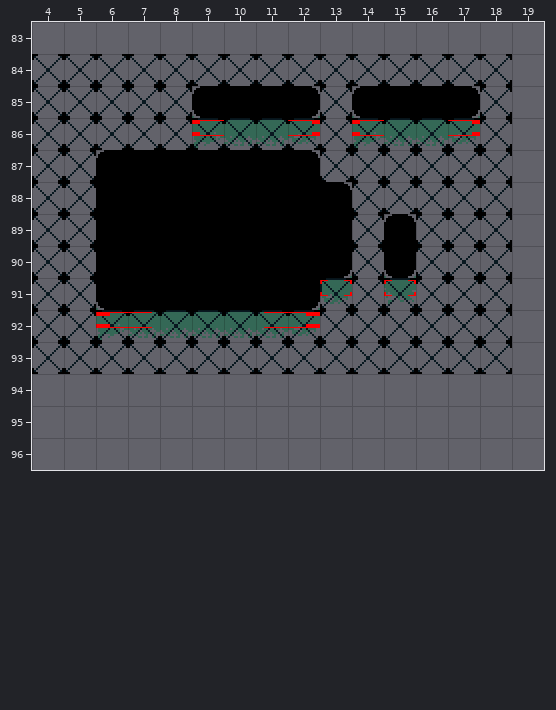
Tiled map, stored at files/maps/debug.tmx. The picture above is the old version.
Cells are 16x16 px. Shown: x 4..19, y 83..96.
New version:
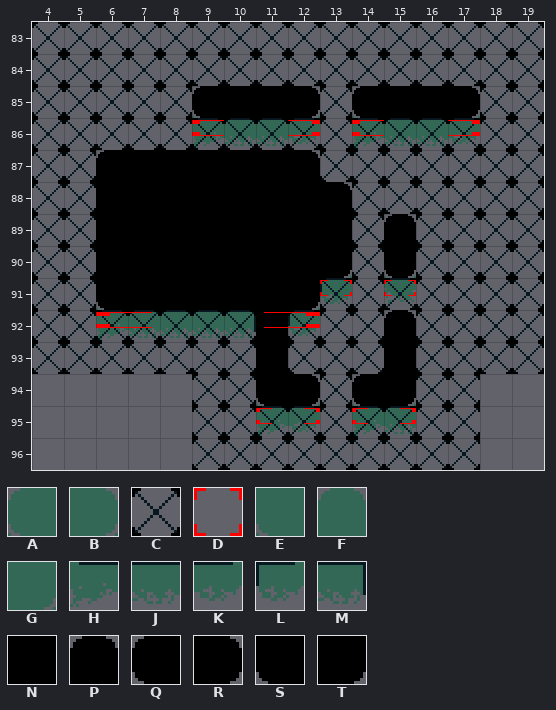
Key: from "main": A 3, B 4, C 5, D 6, E 10, F 11, G 12, H 13, J 14, K 15, L 25, M 26, N 32, P 33, Q 34, R 35, S 40, T 41.
_ is an empty cell, # one hidden under a higher layer.
Objects are placed by their top-left corner, in cells (3,4 is the top-left corner of cell 3,4); size is 1x1 cell unless given.
Edits made:
Layer "tiles":
y 92: x 10..12 JJK -> M#L; x 15 _ -> F
y 94: x 11..12 __ -> EB; x 14..15 __ -> AG
y 95: x 11..12 __ -> HK; x 14..15 __ -> HJ
Layer "collision":
y 83: x 4..19 ________________ -> CCCCCCCCCCCCCCCC
y 84..91: x 19 _ -> C
y 92..93: x 11 C -> _; x 15 C -> _; x 19 _ -> C
y 94: x 9..10 __ -> CC; x 13 _ -> C; x 16..17 __ -> CC
y 95..96: x 9..17 _________ -> CCCCCCCCC
Layer "mask":
y 92: x 11 _ -> N; x 15 _ -> P
y 93: x 11 _ -> N; x 15 _ -> N
y 94: x 11..12 __ -> SR; x 14..15 __ -> QT
Layer "objects":
added: D "islandParticles" at 11,95.1 size 2x0.5
added: D "islandParticles" at 14,95.1 size 2x0.5
